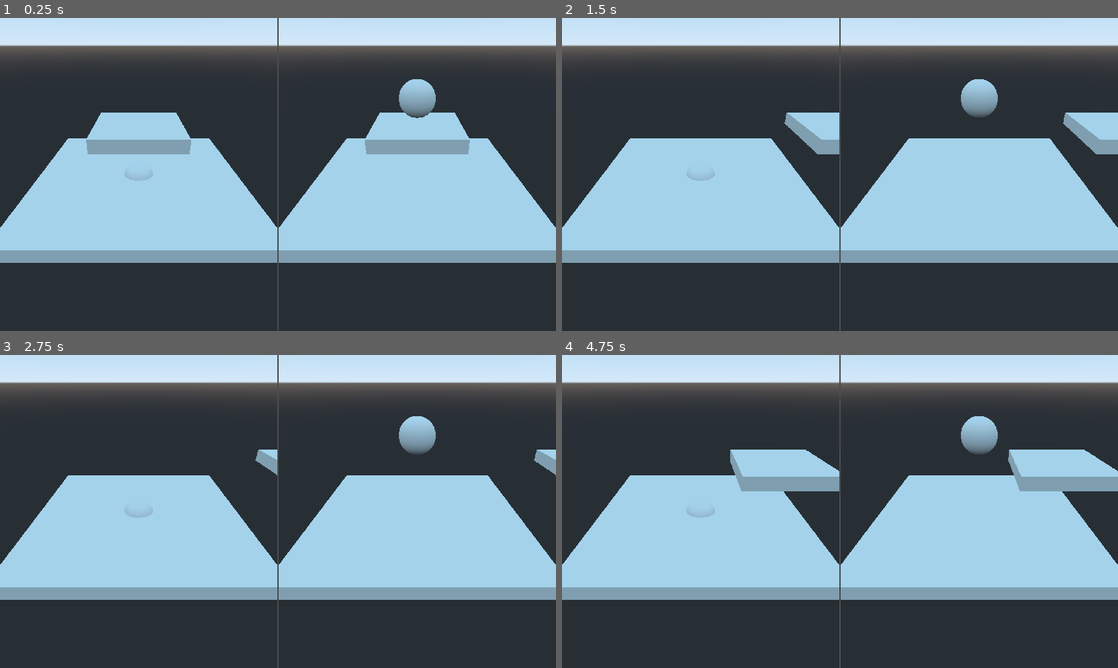
Above: before the commit, frames 1-4 (two rows, left to right).
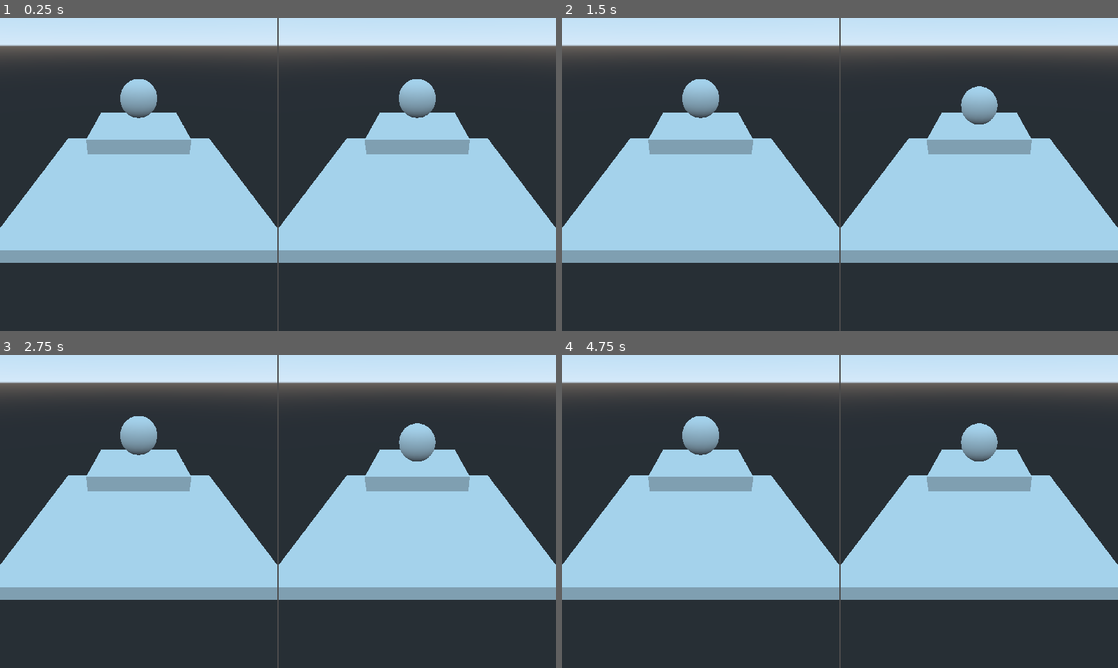
Above: after the commit, the same moments.

Repository: NykolaR/RepairingTheTimeline
Game: Godot game, scene res://Scenes/Levels/POC/POC.tscn
Same seed, same stepped clock (60 frames per second), same inputs: the game is played once before the commit and once after it. The project has no main scene, so this scene is started directly.
Inputs (mouse positions are in pixels of both pictures, inside the frame that each line leads up to):
- Up to frame 1 (0.25 s): no input
- Up to frame 2 (1.5 s): tap Enter (ui_accept) at 0.5, 1.35 s; move the mouse to (962, 158) at 0.52 s; hold Right (ui_right) 0.53-1.28 s; hold Enter (ui_accept) 0.53-1.28 s; click (962, 158) at 0.67 s; move the mouse to (728, 190) at 1.27 s; hold Left (ui_left) from 1.28 s (still down)
- Up to frame 3 (2.75 s): tap Enter (ui_accept) at 1.52, 1.82 s; move the mouse to (333, 442) at 2.02 s; release Left (ui_left) at 2.03 s; hold Right (ui_right) from 2.03 s (still down); hold Enter (ui_accept) from 2.03 s (still down)
- Up to frame 4 (4.75 s): move the mouse to (812, 574) at 2.77 s; release Enter (ui_accept) at 2.78 s; tap Enter (ui_accept) at 2.85, 3.02, 3.32, 3.5, 4.35, 4.52 s; click (812, 574) at 2.92 s; move the mouse to (1006, 558) at 3.52 s; release Right (ui_right) at 3.53 s; hold Enter (ui_accept) 3.53-4.28 s; hold Left (ui_left) from 3.53 s (still down); move the mouse to (673, 464) at 4.27 s

The runs differ from the first frame. In frame 1, 0.7% of the frame differs, in the area x 21-29%, y 19-52%; in frame 2, 7.4%; in frame 3, 5.8%; in frame 4, 8.8%, in the area x 15-100%, y 19-52%.

Commit message:
oy

Diff:
--- /dev/null
+++ b/Scenes/Levels/POC/Area.gd
@@ -0,0 +1,8 @@
+extends Area
+
+# Called when the node enters the scene tree for the first time.
+func _ready() -> void:
+	pass # Replace with function body.
+
+func _body_entered(body: Node) -> void:
+	print("BRO THAT'S A WIN??!!")
--- /dev/null
+++ b/Scenes/Levels/POC/Ball.gd
@@ -0,0 +1,4 @@
+extends RigidBody
+
+func simulation() -> void:
+	mode = MODE_RIGID
--- a/Scenes/Levels/POC/POC.tscn
+++ b/Scenes/Levels/POC/POC.tscn
@@ -1,7 +1,9 @@
-[gd_scene load_steps=11 format=2]
+[gd_scene load_steps=14 format=2]
 
 [ext_resource path="res://Scenes/Management/LevelBase/ViewSplit.tscn" type="PackedScene" id=1]
 [ext_resource path="res://Scenes/Levels/POC/Shelf.gd" type="Script" id=2]
+[ext_resource path="res://Scenes/Levels/POC/Ball.gd" type="Script" id=3]
+[ext_resource path="res://Scenes/Levels/POC/Area.gd" type="Script" id=4]
 
 [sub_resource type="CubeMesh" id=1]
 size = Vector3( 5, 0.3, 5 )
@@ -9,20 +11,20 @@
 [sub_resource type="BoxShape" id=2]
 extents = Vector3( 2.5, 0.15, 2.5 )
 
+[sub_resource type="CubeMesh" id=5]
+size = Vector3( 2, 0.3, 2 )
+
+[sub_resource type="BoxShape" id=6]
+extents = Vector3( 1, 0.15, 1 )
+
+[sub_resource type="SphereShape" id=4]
+radius = 0.4
+
 [sub_resource type="SphereMesh" id=3]
 radius = 0.4
 height = 0.8
 radial_segments = 32
 rings = 16
-
-[sub_resource type="SphereShape" id=4]
-radius = 0.4
-
-[sub_resource type="CubeMesh" id=5]
-size = Vector3( 2, 0.3, 2 )
-
-[sub_resource type="BoxShape" id=6]
-extents = Vector3( 1, 0.15, 1 )
 
 [sub_resource type="PhysicsMaterial" id=7]
 friction = 3.0
@@ -30,6 +32,8 @@
 
 [sub_resource type="BoxShape" id=8]
 extents = Vector3( 0.4, 0.4, 0.4 )
+
+[sub_resource type="BoxShape" id=9]
 
 [node name="ViewSplit" instance=ExtResource( 1 )]
 
@@ -43,23 +47,7 @@
 [node name="CollisionShape" type="CollisionShape" parent="Objects/Statics/StaticBody" index="1"]
 shape = SubResource( 2 )
 
-[node name="Ball" type="KinematicBody" parent="Objects/Past" index="0"]
-transform = Transform( 1, 0, 0, 0, 1, 0, 0, 0, 1, 0, 2, 0 )
-input_capture_on_drag = true
-
-[node name="MeshInstance" type="MeshInstance" parent="Objects/Past/Ball" index="0"]
-mesh = SubResource( 3 )
-material/0 = null
-
-[node name="CollisionShape" type="CollisionShape" parent="Objects/Past/Ball" index="1"]
-shape = SubResource( 4 )
-
-[node name="Area" type="Area" parent="Objects/Past/Ball" index="2"]
-
-[node name="CollisionShape" type="CollisionShape" parent="Objects/Past/Ball/Area" index="0"]
-shape = SubResource( 4 )
-
-[node name="Shelf" type="KinematicBody" parent="Objects/Past" index="1"]
+[node name="Shelf" type="KinematicBody" parent="Objects/Past" index="0"]
 transform = Transform( 1, 0, 0, 0, 1, 0, 0, 0, 1, 0, 1.3, 0 )
 input_capture_on_drag = true
 
@@ -77,11 +65,20 @@
 [node name="CollisionShape" type="CollisionShape" parent="Objects/Past/Shelf/Shelf" index="0"]
 shape = SubResource( 4 )
 
-[node name="Ball" type="RigidBody" parent="Objects/Future" index="0"]
+[node name="MeshInstance" type="MeshInstance" parent="Objects/Past" index="1"]
+transform = Transform( 1, 0, 0, 0, 1, 0, 0, 0, 1, 0, 2, 0 )
+mesh = SubResource( 3 )
+material/0 = null
+
+[node name="Ball" type="RigidBody" parent="Objects/Future" index="0" groups=[
+"simulate",
+]]
 transform = Transform( 1, 0, 0, 0, 1, 0, 0, 0, 1, 0, 2, 0 )
 input_capture_on_drag = true
+collision_layer = 5
 mode = 3
 physics_material_override = SubResource( 7 )
+script = ExtResource( 3 )
 
 [node name="MeshInstance" type="MeshInstance" parent="Objects/Future/Ball" index="0"]
 layers = 2
@@ -96,7 +93,14 @@
 [node name="CollisionShape" type="CollisionShape" parent="Objects/Future/Ball/Area" index="0"]
 shape = SubResource( 4 )
 
-[node name="RemoteTransform" type="RemoteTransform" parent="Objects/Future" index="1"]
-remote_path = NodePath("../../Past/Ball")
+[node name="Area" type="Area" parent="Objects/Future" index="1"]
+monitorable = false
+collision_layer = 0
+collision_mask = 4
+script = ExtResource( 4 )
+
+[node name="CollisionShape" type="CollisionShape" parent="Objects/Future/Area" index="0"]
+shape = SubResource( 9 )
 [connection signal="mouse_entered" from="Objects/Past/Shelf/Shelf" to="Objects/Past/Shelf/Shelf" method="_mouse_entered"]
 [connection signal="mouse_exited" from="Objects/Past/Shelf/Shelf" to="Objects/Past/Shelf/Shelf" method="_mouse_exited"]
+[connection signal="body_entered" from="Objects/Future/Area" to="Objects/Future/Area" method="_body_entered"]
--- a/Scenes/Levels/POC/Shelf.gd
+++ b/Scenes/Levels/POC/Shelf.gd
@@ -28,9 +28,14 @@
 	mouse_overlap = false
 
 func _physics_process(delta: float) -> void:
+	if TimeLord.is_simulating:
+		return
+
 	if Input.is_action_pressed("ui_right"):
 		get_parent().move_and_collide(Vector3(1 * 0.1, 0, 0))
 	if Input.is_action_pressed("ui_left"):
 		get_parent().move_and_collide(Vector3(-1 * 0.1, 0, 0))
+
+	#get_parent().get_parent().global_transform.origin = global_transform.origin
 	#if moving:
 	#	get_parent().move_and_slide(Vector3(movement.x * 0.01, 0, 0))
--- /dev/null
+++ b/Scenes/Management/LevelBase/ViewSplit.gd
@@ -0,0 +1,5 @@
+extends HBoxContainer
+
+func _input(event : InputEvent) -> void:
+	if event.is_action_pressed("ui_accept"):
+		TimeLord.is_simulating = true
--- a/Scenes/Management/LevelBase/ViewSplit.tscn
+++ b/Scenes/Management/LevelBase/ViewSplit.tscn
@@ -1,10 +1,12 @@
-[gd_scene load_steps=2 format=2]
+[gd_scene load_steps=3 format=2]
 
 [ext_resource path="res://Scenes/Management/LevelBase/CamControl.gd" type="Script" id=1]
+[ext_resource path="res://Scenes/Management/LevelBase/ViewSplit.gd" type="Script" id=2]
 
 [node name="ViewSplit" type="HBoxContainer"]
 anchor_right = 1.0
 anchor_bottom = 1.0
+script = ExtResource( 2 )
 __meta__ = {
 "_edit_use_anchors_": false
 }
@@ -31,7 +33,8 @@
 render_target_update_mode = 3
 physics_object_picking = true
 
-[node name="CamControl" type="Spatial" parent="Past/Viewport"]
+[node name="CamControl" type="RemoteTransform" parent="Past/Viewport"]
+remote_path = NodePath("../../../Future/Viewport/RemoteTransform")
 script = ExtResource( 1 )
 
 [node name="Camera" type="Camera" parent="Past/Viewport/CamControl"]
@@ -51,8 +54,7 @@
 handle_input_locally = false
 render_target_update_mode = 3
 
-[node name="RemoteTransform" type="RemoteTransform" parent="Future/Viewport"]
-remote_path = NodePath("../../../Past/Viewport/CamControl")
+[node name="RemoteTransform" type="Spatial" parent="Future/Viewport"]
 
 [node name="Camera" type="Camera" parent="Future/Viewport/RemoteTransform"]
 transform = Transform( 1, 0, 0, 0, 0.866025, 0.5, 0, -0.5, 0.866025, 0, 3, 5 )
--- /dev/null
+++ b/TimeLord.gd
@@ -0,0 +1,13 @@
+extends Node
+
+var is_simulating : bool = false setget set_simulating
+
+# Called when the node enters the scene tree for the first time.
+func _ready() -> void:
+	pass # Replace with function body.
+
+func set_simulating(new : bool) -> void:
+	is_simulating = new
+
+	if is_simulating:
+		get_tree().call_group("simulate", "simulation")
--- a/project.godot
+++ b/project.godot
@@ -18,6 +18,10 @@
 config/name="RepairingTheTimeline"
 config/icon="res://icon.png"
 
+[autoload]
+
+TimeLord="*res://TimeLord.gd"
+
 [display]
 
 window/size/width=1920
